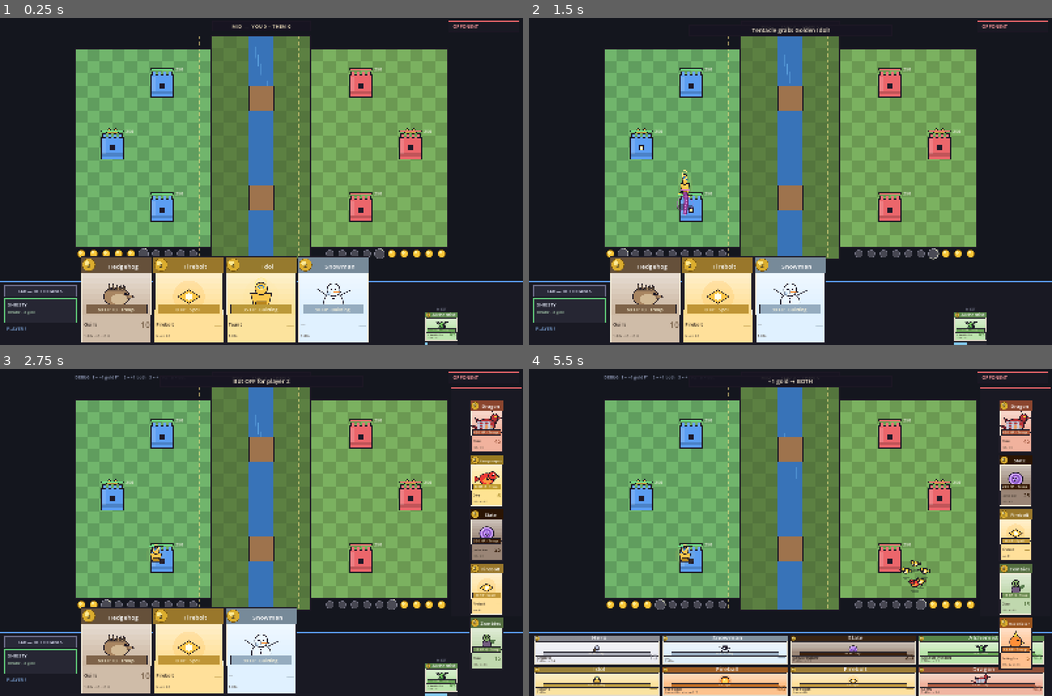
Above: before the commit, frames 1-4 (two rows, left to right).
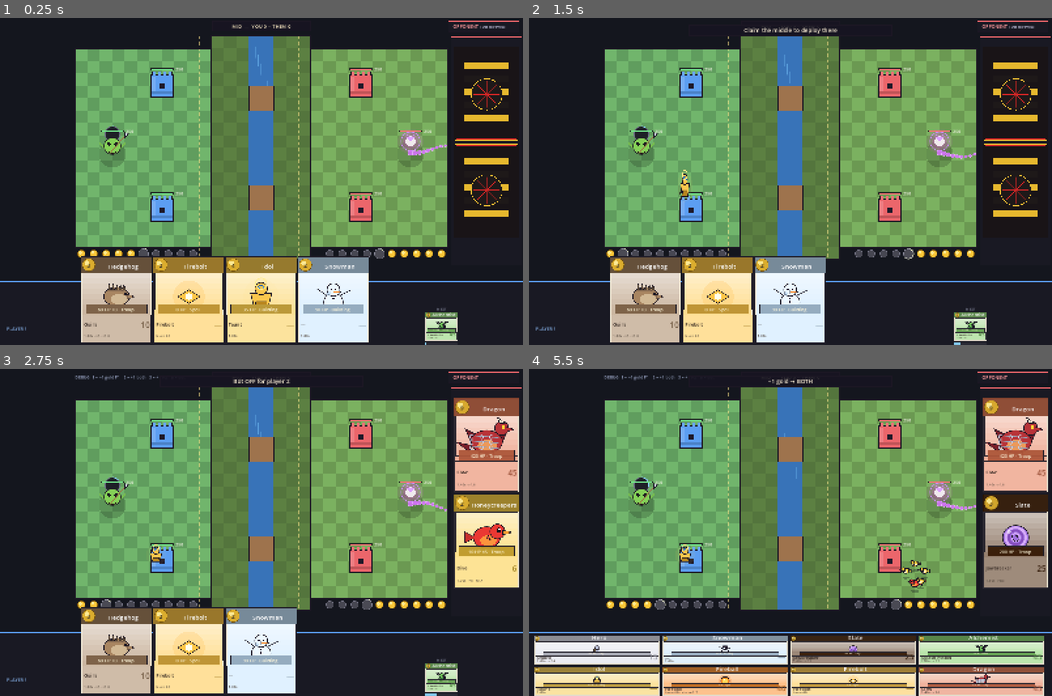
Above: after the commit, the same moments.

Repository: mujtaba-a-quadri/Draft-Royale
Game: Godot game, scene res://scenes/arena.tscn
Two runs of this game, one before a commit and one after it. Both use one fixed random seed, a clock stepped at 60 frames per second and the inputs below.
Inputs (mouse positions are in pixels of both pictures, inside the frame that each line leads up to):
- Up to frame 1 (0.25 s): no input
- Up to frame 2 (1.5 s): tap Enter at 0.5 s; drag from (790, 312) to (842, 109) at 0.52 s; drag from (685, 197) to (764, 246) at 1.27 s
- Up to frame 3 (2.75 s): move the mouse to (313, 460) at 2.02 s; tap B at 2.1 s; click (313, 460) at 2.17 s; tap Tab at 2.3 s
- Up to frame 4 (5.5 s): tap Space at 2.75 s; drag from (1015, 503) to (633, 483) at 2.77 s; move the mouse to (947, 581) at 3.52 s; hold A 3.53-4.25 s; tap 2 at 3.6 s; click (947, 581) at 3.67 s; tap Tab at 3.8, 5.3 s; drag from (633, 483) to (712, 450) at 4.27 s; move the mouse to (816, 532) at 5.02 s; hold A from 5.03 s (still down); tap R at 5.1 s; click (816, 532) at 5.17 s

The runs differ from the first frame. In frame 1, 2.6% of the frame differs, in the area x 0-100%, y 2-100%; in frame 2, 3.0%; in frame 3, 9.4%, in the area x 0-100%, y 8-100%; in frame 4, 9.3%.

Commit message:
v0.32 - Champ towers
Refactor for hands/cards incoming

Diff:
--- a/scripts/arena.gd
+++ b/scripts/arena.gd
@@ -52,7 +52,7 @@
 var gold_max := 10.0
 var gold_rate := 1.0 / 2.4
 const HAND_MAX := 8
-const DRAW_INTERVAL := 4.0
+const DRAW_INTERVAL := 8.0
 var draw_timer := [DRAW_INTERVAL, DRAW_INTERVAL]
 var hands := [[], []]
 var queues := [[], []]
@@ -72,7 +72,7 @@
 var debug_shelf := false
 var debug_kind := ""
 var ability := ["tentacle", "shiesty"]
-var ability_cd := [0.0, 0.0]
+var ability_cd := [ABILITY_COOLDOWN, ABILITY_COOLDOWN]
 var damage_guard := 0
 var stat_shiesty_escaped := 0
 var stat_shiesty_caught := 0
@@ -229,7 +229,7 @@
 			panel.position = Vector2(1382.0, 56.0)
 		add_child(panel)
 		panels.append(panel)
-	panels[1].visible = false
+	panels[1].visible = true
 
 
 ## Called by the hand panel when a dragged card is dropped on the board.
@@ -308,7 +308,7 @@
 func set_view_mode(m: int) -> void:
 	view_mode = m
 	if panels.size() == 2:
-		panels[1].visible = m == 1
+		panels[1].visible = true
 		if m == 0:
 			panels[1].size = Vector2(214.0, 700.0)
 			panels[1].position = Vector2(1382.0, 56.0)
@@ -932,6 +932,27 @@
 	if String(ability[player]) == "tentacle":
 		return _highest_hp_enemy_unit(player) != null
 	return _highest_hp_enemy_tower(player) != null
+
+
+## Circular ability button that floats over the player's king tower.
+func ability_button_rect(player: int) -> Rect2:
+	var k: Node = _king_of(player)
+	var at: Vector2 = k.position if is_instance_valid(k) else tile_center(9.5, 27.5)
+	var sz := 46.0
+	return Rect2(at + Vector2(-sz * 0.5, -float(TILE) * 1.75), Vector2(sz, sz))
+
+
+func _draw_ability_button(player: int) -> void:
+	var r := ability_button_rect(player)
+	var ready := ability_ready(player)
+	var f: float = clampf(1.0 - float(ability_cd[player]) / ABILITY_COOLDOWN, 0.0, 1.0)
+	draw_circle(r.get_center(), 23.0, Color(0.1, 0.1, 0.14, 0.95))
+	draw_arc(r.get_center(), 23.0, 0.0, TAU, 28, Color(0.35, 0.75, 0.45) if ready else Color(0.45, 0.45, 0.55), 2.5, true)
+	if not ready:
+		draw_arc(r.get_center(), 23.0, -PI * 0.5, -PI * 0.5 + TAU * f, 28, Color(0.55, 0.85, 1.0), 3.0, true)
+	draw_string(ThemeDB.fallback_font, Vector2(r.position.x - 30.0, r.end.y + 14.0), ability_name(player),
+		HORIZONTAL_ALIGNMENT_CENTER, r.size.x + 60.0, 11,
+		Color(0.85, 0.95, 0.85) if ready else Color(0.7, 0.7, 0.8))
 
 
 func ability_ready(player: int) -> bool:
@@ -1306,6 +1327,11 @@
 		get_tree().reload_current_scene()
 		return
 	if event is InputEventMouseButton and event.pressed and event.button_index == MOUSE_BUTTON_LEFT:
+		var am := get_global_mouse_position()
+		var king: Node = _king_of(0)
+		if ability_button_rect(0).has_point(am) or (is_instance_valid(king) and king.position.distance_to(am) < float(TILE) * 1.15):
+			use_ability(0)
+			return
 		if match_over:
 			return
 		var world: Vector2 = event.position
@@ -1485,6 +1511,7 @@
 		var pulse := 0.5 + 0.5 * absf(sin(clock * 6.0))
 		draw_arc(tp, TILE * 1.15, 0.0, TAU, 32, Color(0.55, 0.85, 1.0, 0.5 + 0.4 * pulse), 2.5, true)
 		draw_arc(tp, TILE * 0.55, 0.0, TAU, 24, Color(1.0, 0.95, 0.75, 0.7), 2.0, true)
+	_draw_ability_button(0)
 	# hover inspection (only when nothing is armed)
 	if selection_kind() == "" and not match_over:
 		_draw_hover(get_global_mouse_position())
@@ -1510,6 +1537,9 @@
 	draw_rect(Rect2(strip.position, Vector2(strip.size.x, 4.0)), RED, true)
 	draw_string(ThemeDB.fallback_font, Vector2(strip.position.x + 14.0, strip.position.y + 23.0), "OPPONENT",
 		HORIZONTAL_ALIGNMENT_LEFT, -1, 14, RED.lightened(0.3))
+	if view_mode == 0:
+		draw_string(ThemeDB.fallback_font, Vector2(strip.position.x + 96.0, strip.position.y + 23.0), "TAB to reveal",
+			HORIZONTAL_ALIGNMENT_LEFT, -1, 12, Color(0.72, 0.72, 0.82))
 	_draw_gold_pieces()
 	# hero prompt
 	for p in 2:
--- a/scripts/art.gd
+++ b/scripts/art.gd
@@ -286,6 +286,79 @@
 	var bx := r * 0.85 * facing
 	ci.draw_line(Vector2(bx, r * 0.15 + bob), Vector2(bx + r * 0.42 * facing, -r * 0.12 + bob), Color(0.75, 0.55, 0.28), 3.5, true)
 	ci.draw_line(Vector2(bx + r * 0.42 * facing, -r * 0.12 + bob), Vector2(bx + r * 0.3 * facing, -r * 0.5 + bob), Color(0.75, 0.55, 0.28), 3.5, true)
+
+
+## Commander towers: the furthest-back tower wears a face of its own.
+## Blue side reads as a celestial jelly, red side as a spear goblin. Both light
+## up when that player's ability is ready.
+static func commander(ci: CanvasItem, kind: String, r: float, t: float, ready: bool, team_col: Color) -> void:
+	if kind == "tentacle":
+		_jelly(ci, r, t, ready, team_col)
+	else:
+		_goblin_commander(ci, r, t, ready, team_col)
+
+
+static func _jelly(ci: CanvasItem, r: float, t: float, ready: bool, team_col: Color) -> void:
+	var core := Color(0.55, 0.35, 0.95).lerp(team_col, 0.45 if not ready else 0.75)
+	var rim := Color(0.8, 0.55, 1.0) if not ready else Color(0.7, 0.9, 1.0)
+	for i in 4:
+		ci.draw_circle(Vector2(0, -r * 0.5), r * (0.95 - float(i) * 0.16), Color(core.r, core.g, core.b, 0.13 + float(i) * 0.05))
+	ci.draw_circle(Vector2(0, -r * 0.5), r * 0.38, Color(1, 1, 1, 0.85))
+	ci.draw_arc(Vector2(0, -r * 0.5), r * 0.7, 0.0, TAU, 28, rim, 2.0, true)
+	# crown tendrils
+	for i in 7:
+		var a := -PI * 0.85 + PI * 0.7 * float(i) / 6.0
+		var p := Vector2(cos(a), sin(a)) * r * 0.34 + Vector2(0, -r * 0.72)
+		ci.draw_line(Vector2(0, -r * 0.5), p, Color(0.85, 0.6, 1.0, 0.9), 2.0, true)
+	# chained tail sweeping behind toward the back of the arena
+	var speed := 4.2 if ready else 1.6
+	var chain := Color(0.85, 0.45, 1.0) if not ready else Color(0.6, 0.85, 1.0)
+	var prev := Vector2(0, r * 0.05)
+	for k in 9:
+		var f := float(k) / 8.0
+		var px := r * 2.6 * f
+		var py := r * 0.35 + sin(t * speed - f * 2.2) * r * 0.55 * f
+		var p2 := Vector2(px, py)
+		ci.draw_line(prev, p2, Color(chain.r, chain.g, chain.b, 0.55), 3.0, true)
+		ci.draw_circle(p2, r * (0.20 - 0.1 * f), Color(chain.r, chain.g, chain.b, 0.85))
+		ci.draw_arc(p2, r * (0.20 - 0.1 * f), 0.0, TAU, 12, Color(1, 1, 1, 0.35), 1.2, true)
+		prev = p2
+
+
+static func _goblin_commander(ci: CanvasItem, r: float, t: float, ready: bool, team_col: Color) -> void:
+	var skin := Color(0.52, 0.82, 0.34)
+	var dark := Color(0.33, 0.58, 0.2)
+	# ears
+	for s in [-1.0, 1.0]:
+		ci.draw_colored_polygon(PackedVector2Array([
+			Vector2(s * r * 0.45, -r * 0.1), Vector2(s * r * 1.15, -r * 0.55), Vector2(s * r * 0.5, r * 0.25),
+		]), skin.darkened(0.1))
+	# head
+	ci.draw_circle(Vector2(0, -r * 0.15), r * 0.62, skin)
+	ci.draw_arc(Vector2(0, -r * 0.15), r * 0.62, 0.0, TAU, 22, Color(0.13, 0.12, 0.16), 2.2, true)
+	# grin
+	ci.draw_arc(Vector2(0, r * 0.05), r * 0.34, 0.15 * PI, 0.85 * PI, 14, Color(0.15, 0.1, 0.1), 3.0, true)
+	# eyes: red with flames when the ability is up
+	var eye := Color(0.1, 0.1, 0.12) if not ready else team_col.lightened(0.15)
+	if ready:
+		ci.draw_circle(Vector2(0, -r * 0.3), r * 0.5, Color(team_col.r, team_col.g, team_col.b, 0.18))
+	for s in [-1.0, 1.0]:
+		var e := Vector2(s * r * 0.26, -r * 0.3)
+		ci.draw_circle(e, r * 0.13, eye)
+		if ready:
+			for k in 3:
+				var fl := Vector2(e.x + sin(t * 9.0 + float(k)) * r * 0.06, e.y - r * (0.22 + 0.12 * float(k)))
+				ci.draw_circle(fl, r * (0.08 - 0.02 * float(k)), Color(team_col.r, team_col.g, team_col.b, 0.8 - 0.2 * float(k)))
+	# spear, thrown rather than held as a staff
+	var tip := Vector2(r * 0.95, -r * 0.95)
+	ci.draw_line(Vector2(-r * 0.15, r * 0.35), tip, Color(0.62, 0.45, 0.28), 3.0, true)
+	ci.draw_colored_polygon(PackedVector2Array([
+		tip + Vector2(r * 0.26, -r * 0.1), tip + Vector2(-r * 0.02, -r * 0.2), tip + Vector2(-r * 0.02, r * 0.16),
+	]), Color(0.85, 0.88, 0.92))
+	ci.draw_polyline(PackedVector2Array([
+		tip + Vector2(r * 0.26, -r * 0.1), tip + Vector2(-r * 0.02, -r * 0.2),
+		tip + Vector2(-r * 0.02, r * 0.16), tip + Vector2(r * 0.26, -r * 0.1),
+	]), Color(0.13, 0.12, 0.16), 1.4, true)
 
 
 ## Lizard soldier: small green spear-carrier, crest up, spear levelled.
--- a/scripts/hand_panel.gd
+++ b/scripts/hand_panel.gd
@@ -92,6 +92,9 @@
 	draw_rect(Rect2(0, 0, size.x, 5.0), accent, true)
 	if shelf_mode():
 		_draw_shelf(font)
+		return
+	if player == 1:
+		_draw_opponent(font)
 		return
 	var h: Array = hand()
 	# gold + labels on the left
@@ -117,9 +120,9 @@
 		var r := card_rect(i)
 		if i == hover:
 			var grow := r.size * 1.25
-			var pos := r.position + Vector2(-r.size.x * 0.12, -r.size.y * 0.28)
+			var pos := r.position + Vector2(-r.size.x * 0.12, -r.size.y * 0.95)
 			pos.x = clampf(pos.x, 8.0, size.x - grow.x - 8.0)
-			pos.y = maxf(pos.y, 4.0)
+			pos.y = -grow.y + 26.0
 			var big := Rect2(pos, grow)
 			# fade the card if troops stand behind it, so the board stays readable
 			var hidden_behind: bool = arena.any_units_under(Rect2(global_position + big.position, big.size))
@@ -139,13 +142,7 @@
 	if arena.hands[player].size() >= arena.HAND_MAX:
 		_draw_discard_warning(font, h)
 	# buttons
-	toggle_rect = Rect2(14.0, 14.0, 220.0, 34.0)
-	draw_rect(toggle_rect, Color(0.16, 0.16, 0.22, 1.0), true)
-	draw_rect(toggle_rect, Color(0.5, 0.5, 0.62, 0.8), false, 2.0)
-	draw_string(font, toggle_rect.position + Vector2(12, 23), "TAB — BOTH HANDS", HORIZONTAL_ALIGNMENT_CENTER,
-		toggle_rect.size.x - 24.0, 14, Color(0.85, 0.86, 0.95))
-	ability_rect = Rect2(14.0, 54.0, 220.0, 74.0)
-	_draw_ability(font)
+	toggle_rect = Rect2()
 
 
 ## The opponent does not show a hand: their gold reads as ten coins instead.
@@ -198,6 +195,43 @@
 		Color(0.82, 0.82, 0.86, 0.75 + 0.25 * pulse))
 
 
+## Opponent hand: faces when revealed by TAB, ornate backs when hidden. The
+## formation is the same either way — two columns once they hold six or more.
+func _draw_opponent(font: Font) -> void:
+	var h: Array = hand()
+	var n := h.size()
+	var cols := 2 if n >= 6 else 1
+	var gap := 6.0
+	var cw := (size.x - 16.0 - float(cols - 1) * gap) / float(cols)
+	var ch := cw * 1.45
+	for i in n:
+		var col: int = i % cols
+		var row: int = i / cols
+		var r := Rect2(8.0 + float(col) * (cw + gap), 34.0 + float(row) * (ch + gap), cw, ch)
+		if r.end.y > size.y:
+			break
+		if arena.view_mode == 1:
+			DDCardFace.draw(self, String(h[i]), r, 0.94)
+		else:
+			_draw_card_back(r)
+
+
+func _draw_card_back(r: Rect2) -> void:
+	draw_rect(r, Color(0.1, 0.08, 0.09))
+	draw_rect(r.grow(-3.0), Color(0.92, 0.74, 0.2), false, 2.0)
+	draw_rect(r.grow(-7.0), Color(0.85, 0.15, 0.15), false, 1.5)
+	for i in 5:
+		var y := r.position.y + r.size.y * (0.16 + float(i) * 0.14)
+		var col := Color(0.9, 0.72, 0.18) if i % 2 == 0 else Color(0.12, 0.1, 0.1)
+		draw_rect(Rect2(r.position.x + r.size.x * 0.16, y, r.size.x * 0.68, r.size.y * 0.07), col)
+	var c := r.get_center()
+	draw_circle(c, r.size.x * 0.24, Color(0.12, 0.1, 0.1))
+	draw_circle(c, r.size.x * 0.24, Color(0.92, 0.74, 0.2), false, 2.0)
+	for i in 8:
+		var ang := TAU * float(i) / 8.0
+		draw_line(c, c + Vector2(cos(ang), sin(ang)) * r.size.x * 0.2, Color(0.85, 0.15, 0.15), 2.0, true)
+
+
 func _draw_ability(font: Font) -> void:
 	var label: String = arena.ability_name(player)
 	var ready: bool = arena.ability_ready(player)
@@ -233,6 +267,7 @@
 		return
 	if event is InputEventMouseButton:
 		if event.button_index == MOUSE_BUTTON_RIGHT and event.pressed:
+			dragging = -1
 			arena.clear_selection()
 			accept_event()
 			return
--- a/scripts/tower.gd
+++ b/scripts/tower.gd
@@ -29,6 +29,8 @@
 	team = tm
 	area = ar
 	crown = is_crown
+	if is_crown:
+		reach += 2.0
 	max_hp = 250.0
 	hp = max_hp
 	w = area.TILE * 1.75
@@ -145,7 +147,18 @@
 			draw_rect(rr, wall.darkened(0.15), true)
 			draw_rect(rr, DDArt.OUTLINE, false, 2.0)
 		return
-	DDArt.tower(self, w, h, col, flash, crown)
+	if crown:
+		var ab := ""
+		if area != null and area.ability.size() > int(team):
+			ab = String(area.ability[int(team)])
+		var ready := false
+		if area != null and area.has_method("ability_ready"):
+			ready = bool(area.ability_ready(int(team)))
+		draw_circle(Vector2(0, h * 0.28), w * 0.62, Color(0, 0, 0, 0.18))
+		var team_col := Color(0.45, 0.7, 1.0) if int(team) == 0 else Color(1.0, 0.42, 0.42)
+		DDArt.commander(self, ab, w * 0.62, clock, ready, team_col)
+	else:
+		DDArt.tower(self, w, h, col, flash, crown)
 	if hp <= 0.0:
 		return
 	if burn_timer > 0.0:
